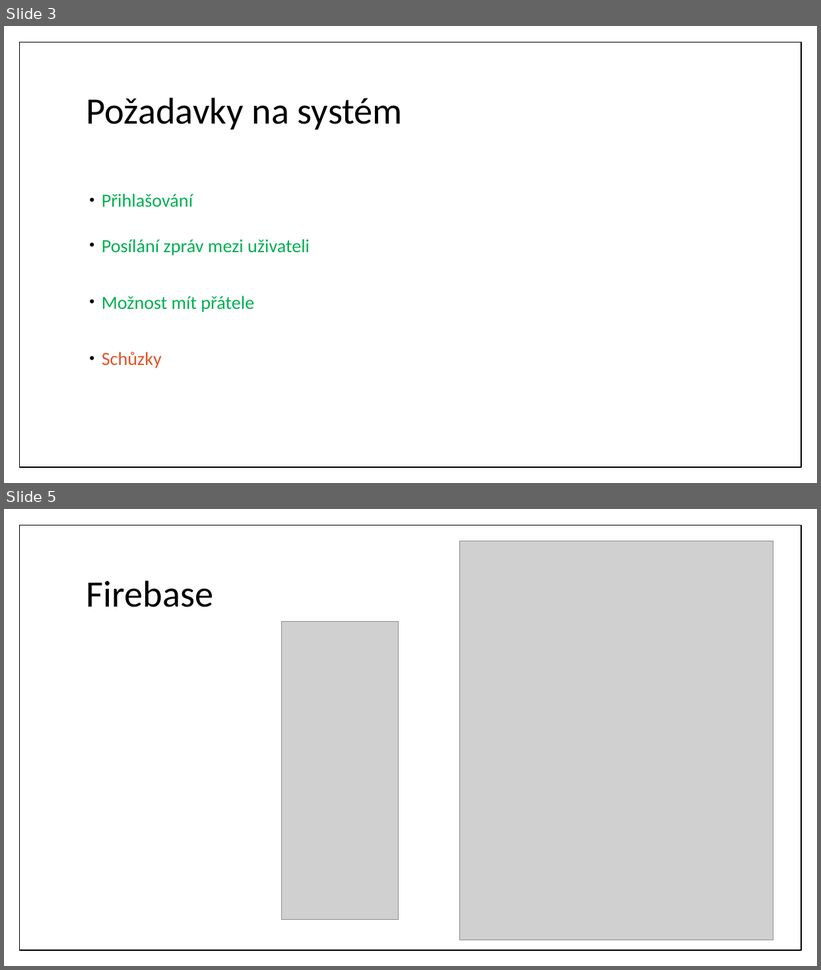
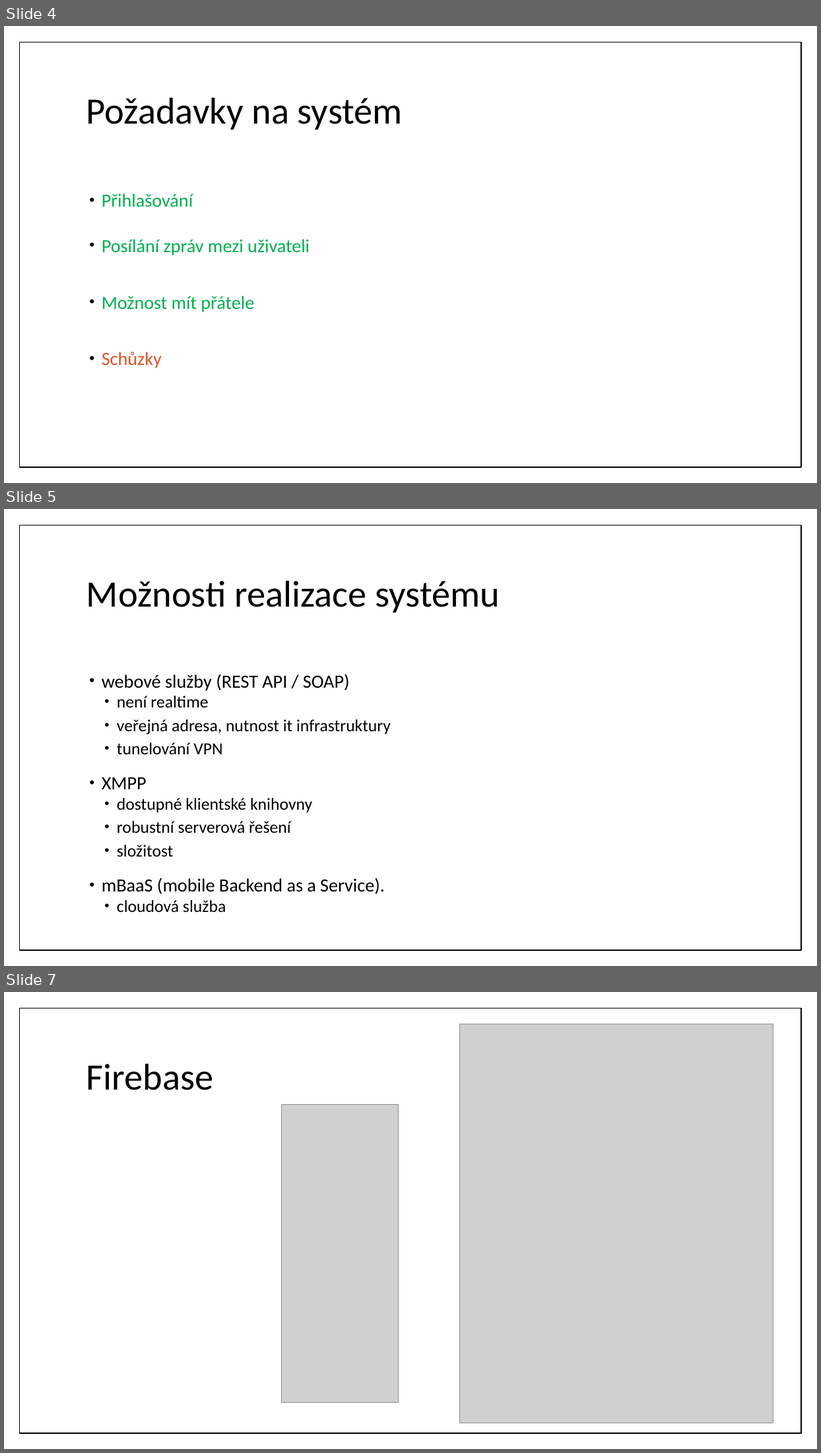
Before and after one commit to schrek1/bachelor-thesis, a slide deck: prezentace/schrek_bp.pptx. Shown one above the other, each under a label of ours: slides 3 and 5 before the commit, slides 4, 5 and 7 after it; the slides between them are not shown. The pictures are 821x970 and 821x1453 pixels, drawn with LibreOffice and Linux fonts; fonts in the diff are those of the drawing; grey boxes stand for pictures. Boxes give left, top, right and bottom in pixels: in the first picture for what was removed or moved away, otherwise in the second. Text is boxed around its words. In the diff, an @@ line names an element or a change of style, - is before the commit and + after.

```diff
--- a/prezentace/schrek_bp.pptx
+++ b/prezentace/schrek_bp.pptx
@@ slide 5 added at bbox=[4, 509, 817, 966], background #FFFFFF; not listed: 1 template element that a slide beside it also shows @@
@@ title added at bbox=[86, 580, 500, 613], 44 pt, text #000000 @@
+Možnosti realizace systému
@@ text added at bbox=[102, 674, 391, 913], 20 pt, text #000000 @@
+• webové služby (REST API / SOAP)
+  • není realtime
+  • veřejná adresa, nutnost it infrastruktury
+  • tunelování VPN
+• XMPP
+  • dostupné klientské knihovny
+  • robustní serverová řešení
+  • složitost
+• mBaaS (mobile Backend as a Service).
+  • cloudová služba
@@ what was slide 3 is now slide 4 @@
@@ what was slide 5 is now slide 7 @@
```
Also in this commit, not shown: 3 slides changed, 1 other slide added.
